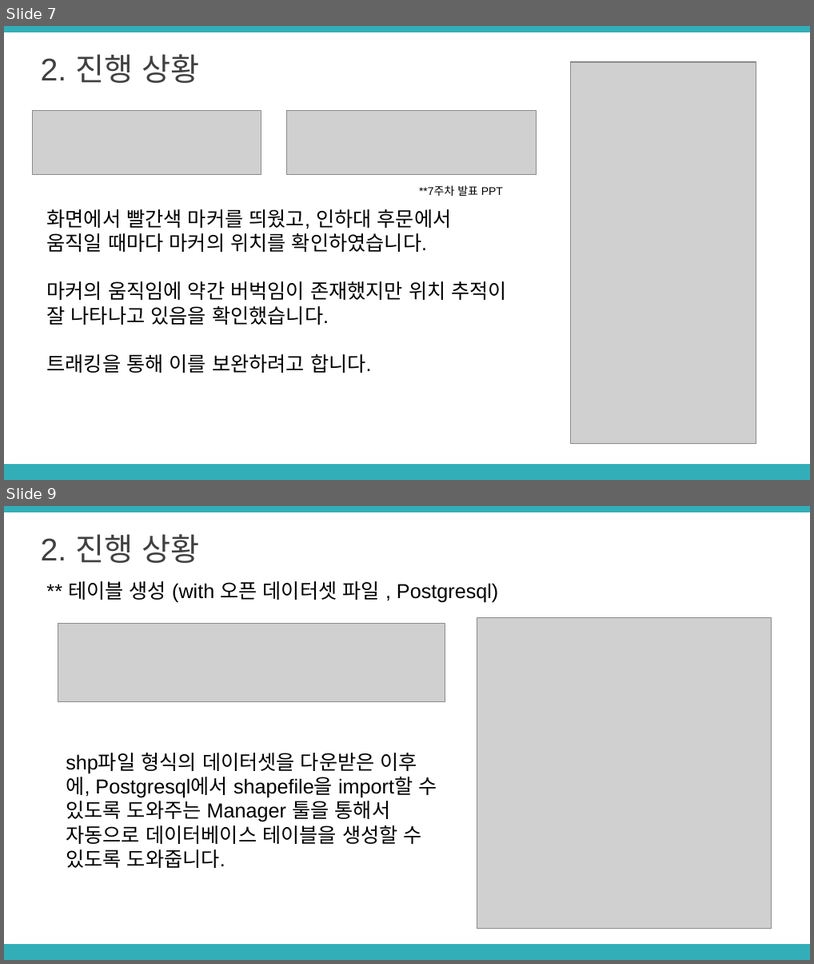
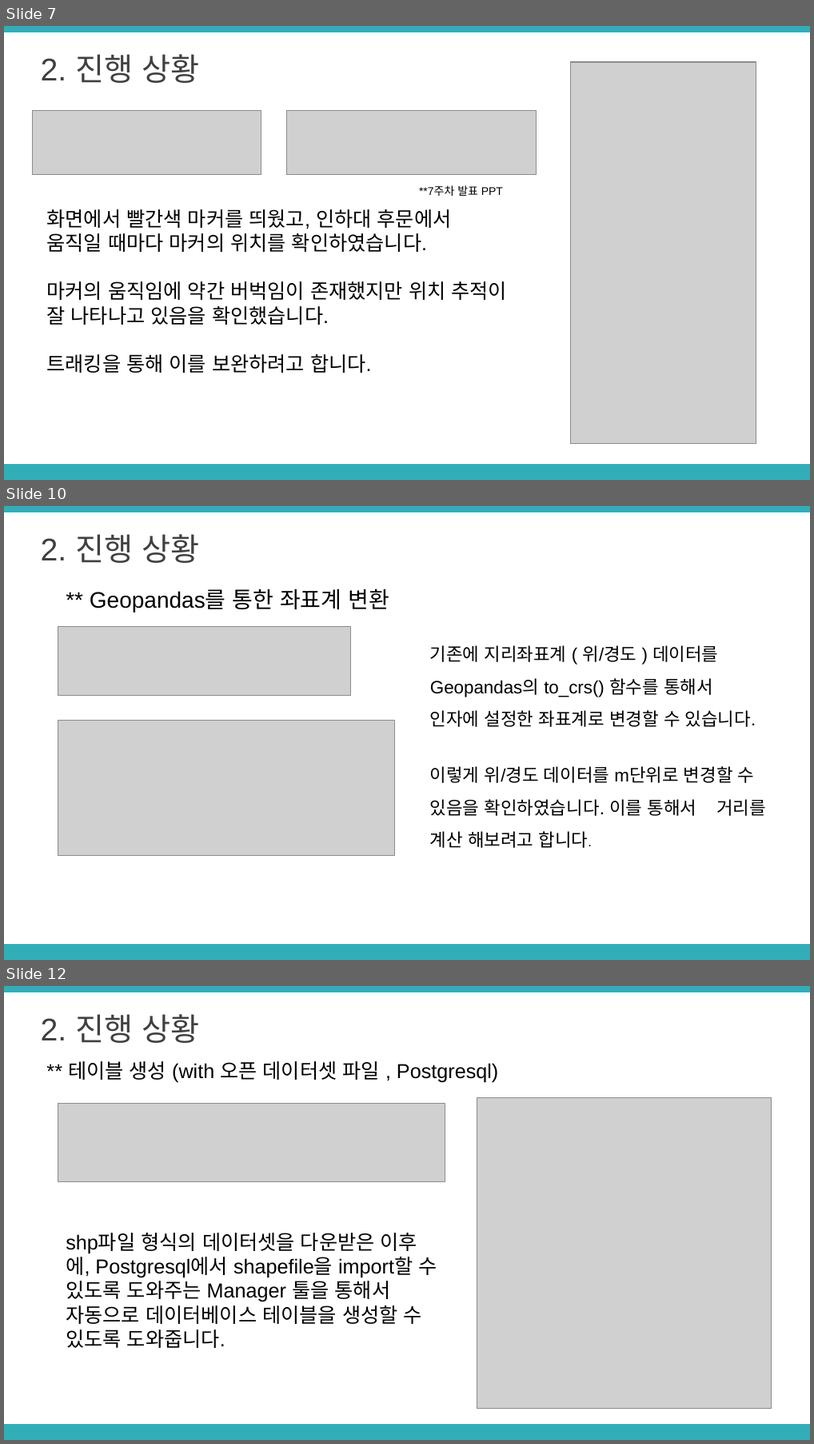
Before and after one commit to LimHyeji/Safety_Assistant, a slide deck: 8주차 중간발표 PPT(6조, 노란돌고래).pptx. Shown one above the other, each under a label of ours: slides 7 and 9 before the commit, slides 7, 10 and 12 after it; the slides between them are not shown. The pictures are 814x964 and 814x1444 pixels, drawn with LibreOffice and Linux fonts; fonts in the diff are those of the drawing; grey boxes stand for pictures. Boxes give left, top, right and bottom in pixels: in the first picture for what was removed or moved away, otherwise in the second. Text is boxed around its words. In the diff, an @@ line names an element or a change of style, - is before the commit and + after.

```diff
--- a/8주차 중간발표 PPT(6조, 노란돌고래).pptx
+++ b/8주차 중간발표 PPT(6조, 노란돌고래).pptx
@@ slide 10 added at [4, 506, 810, 960], background #FFFFFF; not listed: 2 template elements that a slide beside it also shows @@
@@ text added at [41, 534, 199, 563], 28 pt, text #404040 @@
+2. 진행 상황
@@ text added at [90, 588, 390, 612], 20 pt, text #000000 @@
+** Geopandas를 통한 좌표계 변환
@@ picture added at [58, 627, 351, 696] @@
@@ text added at [430, 645, 757, 848], 16 pt, text #000000 @@
+기존에 지리좌표계 ( 위/경도 ) 데이터를 Geopandas의 to_crs() 함수를 통해서
+인자에 설정한 좌표계로 변경할 수 있습니다.
+이렇게 위/경도 데이터를 m단위로 변경할 수 있음을 확인하였습니다. 이를 통해서 거리를 계산 해보려고 합니다.
@@ picture added at [58, 720, 395, 856] @@
@@ what was slide 9 is now slide 12 @@
```
Also in this commit, not shown: 1 slide changed, 2 other slides added.
